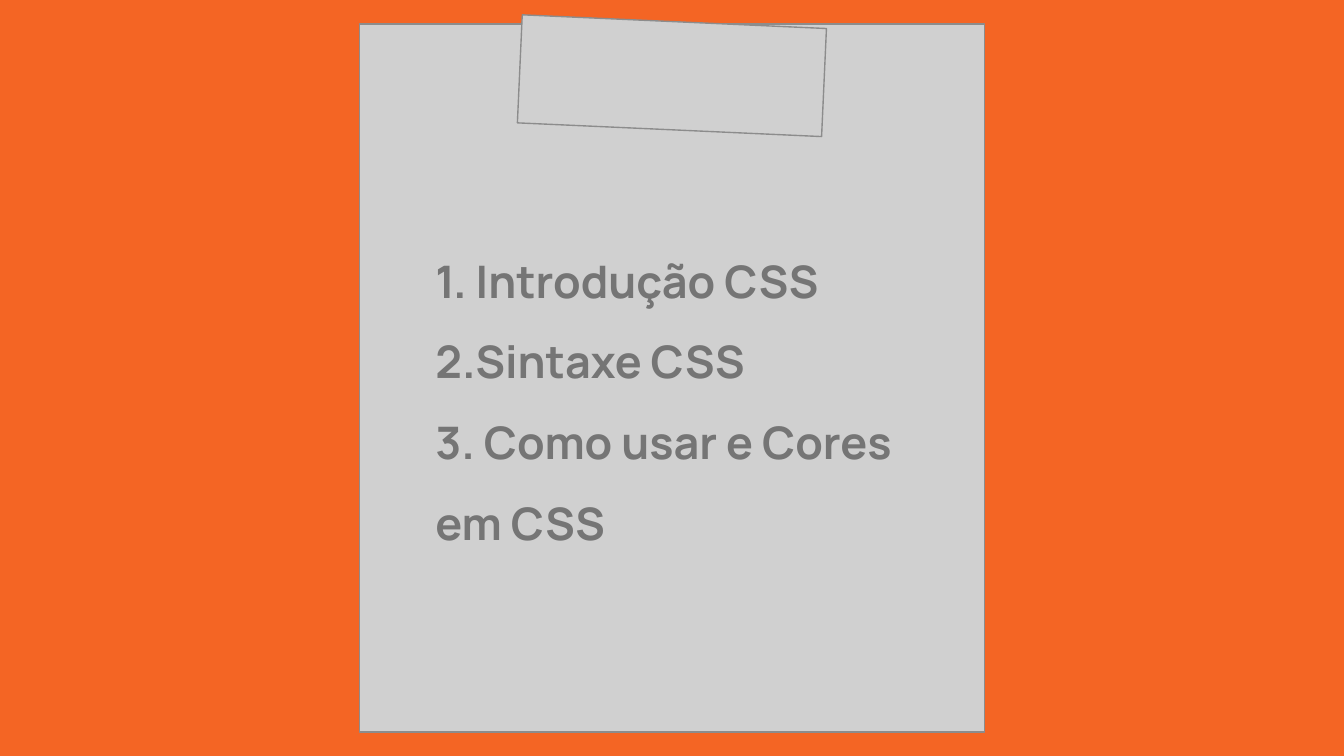
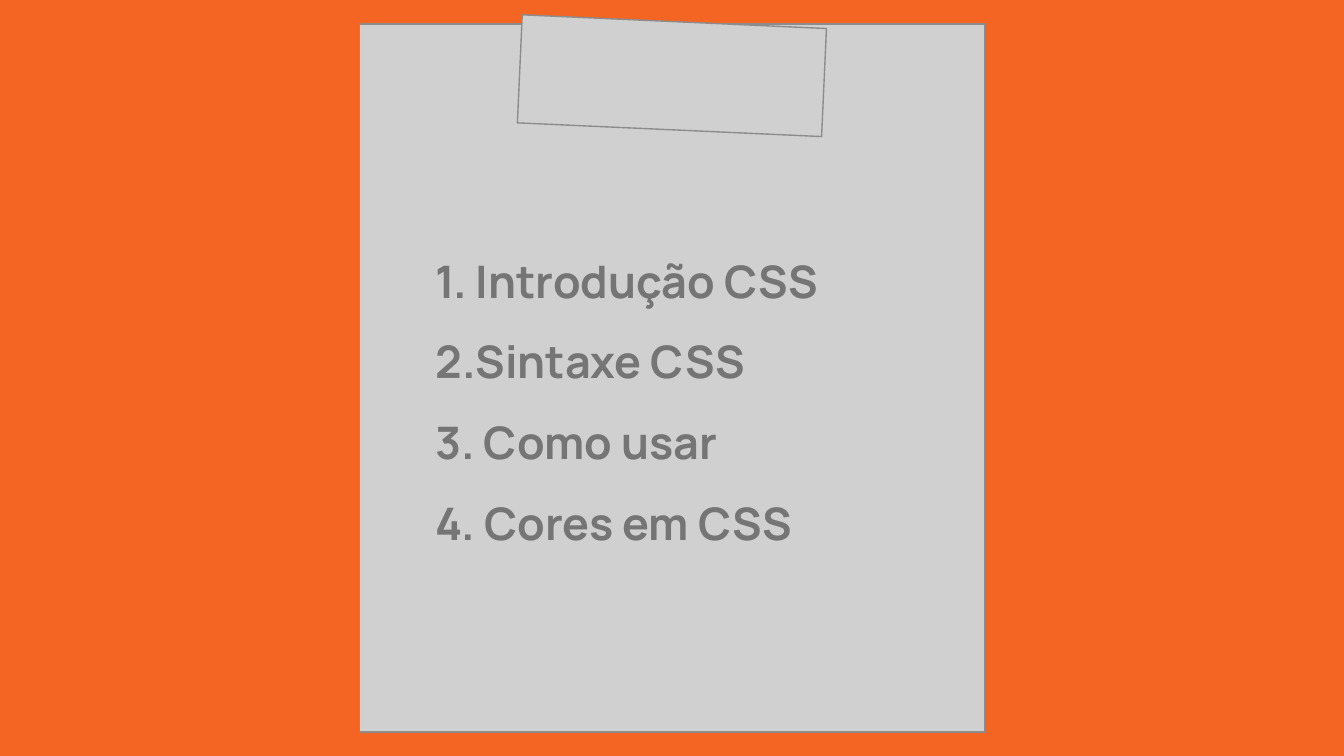
Before and after one commit to danielson150/PRO_WEB, a slide deck: slide 2 of Apresentação CSS.pptx. Drawn at 1344x756 pixels with LibreOffice and Linux fonts; fonts in the diff are those of the drawing; grey boxes stand for pictures. Boxes give left, top, right and bottom in pixels: in the first picture for what was removed or moved away, otherwise in the second. Text is boxed around its words. In the diff, an @@ line names an element or a change of style, - is before the commit and + after.

```diff
--- a/Apresentação CSS.pptx
+++ b/Apresentação CSS.pptx
@@ text at box(435, 426, 792, 541): text changed @@
-3. Como usar e Cores em CSS
+3. Como usar
+4. Cores em CSS
```
